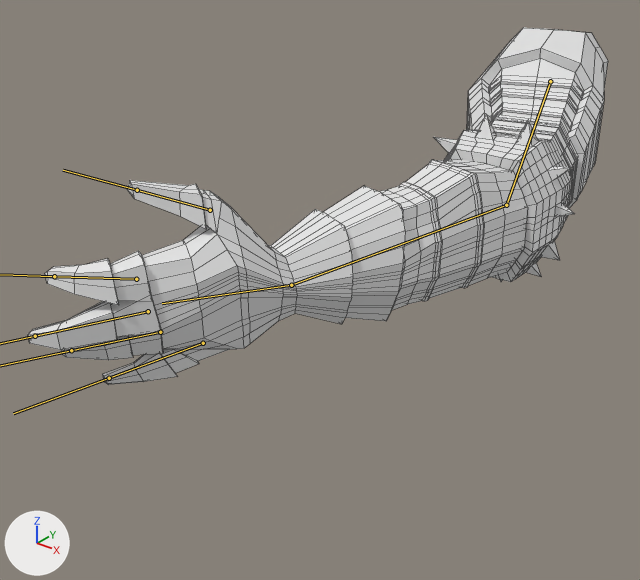
Two versions of the FBX model Assets/Models/PlayerModels/PlayerArm/ArmModel.fbx, one commit apart.
Before and after are seen from a 50 mm lens placed at (2.55, -4.44, 1.91), pointed at (-0.56, -0.55, -0.5). The axes (+X, +Y, +Z) are drawn at lower left. The lights are the same throughout. The bones that bend it are drawn over the model as lines. Mesh edges are drawn as thin lines.

Names of what the first picture shows: 'ArmArmoredLow'.
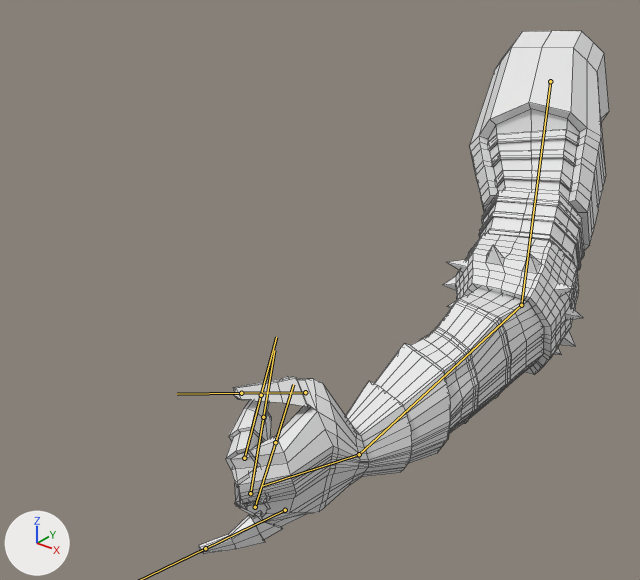
The newer file adds an action. The first version stands in its rest pose; the second is drawn at frame 1 of the action 'ArmBones|SwordIdle'.

Boxes [x1, y1, x2, y2] around the edits, measured in the pictures (640 x 580 px):
'ArmArmoredLow', posed (29% narrower, 46% taller): before [28, 28, 608, 385]; after [199, 31, 609, 554]
bone 'UpperArm', root to tip: before (550, 81) to (506, 205); after (550, 81) to (521, 305)
bone 'ForeArm', root to tip: before (506, 205) to (291, 285); after (521, 305) to (359, 454)
bone 'ForeArm.001', root to tip: before (291, 285) to (162, 303); after (359, 454) to (262, 486)
bone 'Thumb2', root to tip: before (210, 210) to (137, 190); after (305, 392) to (241, 393)
bone 'Pointer2', root to tip: before (136, 279) to (54, 276); after (244, 458) to (261, 395)
bone 'Middle2', root to tip: before (148, 311) to (35, 336); after (250, 493) to (263, 417)
bone 'Ring2', root to tip: before (160, 332) to (71, 350); after (255, 507) to (275, 442)

The change in detail:
Bone 'UpperArm' (bone_upperarm) turns from (0, 0, 0) to (26, 8, 3) degrees about its own x, y and z.
Bone 'ForeArm' (bone_forearm) turns from (0, 0, 0) to (-15, -2, -5) degrees about its own x, y and z.
Bone 'ForeArm.001' (bone_forearm_001) turns from (0, 0, 0) to (-15, 3, -6) degrees about its own x, y and z.
Bone 'Thumb2' (bone_thumb2) moves from (0.0, 0.0, 0.0) to (-0.058, -0.017, -0.029).
Bone 'Thumb2' (bone_thumb2) turns from (0, 0, 0) to (22, 21, 18) degrees about its own x, y and z.
Bone 'Pointer2' (bone_pointer2) moves from (0.0, 0.0, 0.0) to (-0.084, -0.01, -0.015).
Bone 'Pointer2' (bone_pointer2) turns from (0, 0, 0) to (-42, -19, 131) degrees about its own x, y and z.
Bone 'Middle2' (bone_middle2) turns from (0, 0, 0) to (-14, -24, 127) degrees about its own x, y and z.
Bone 'Ring2' (bone_ring2) turns from (0, 0, 0) to (-19, -27, 138) degrees about its own x, y and z.
